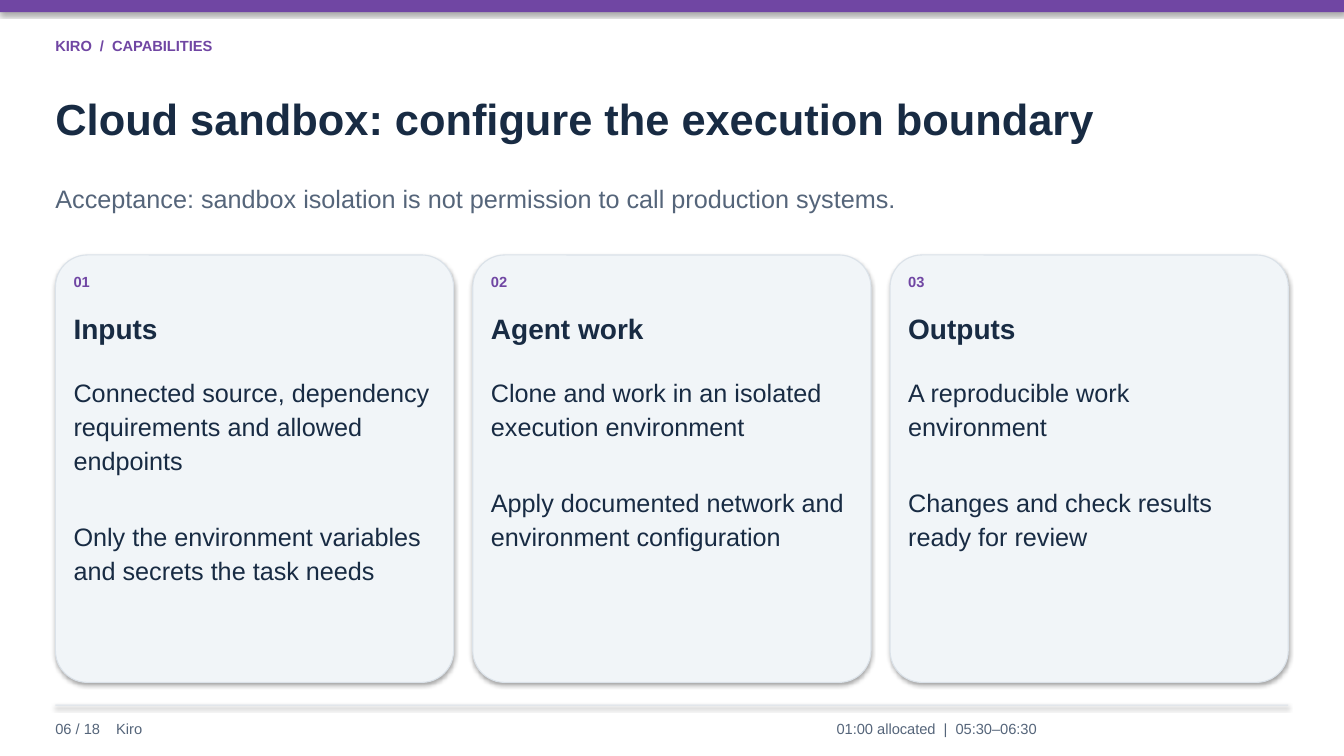
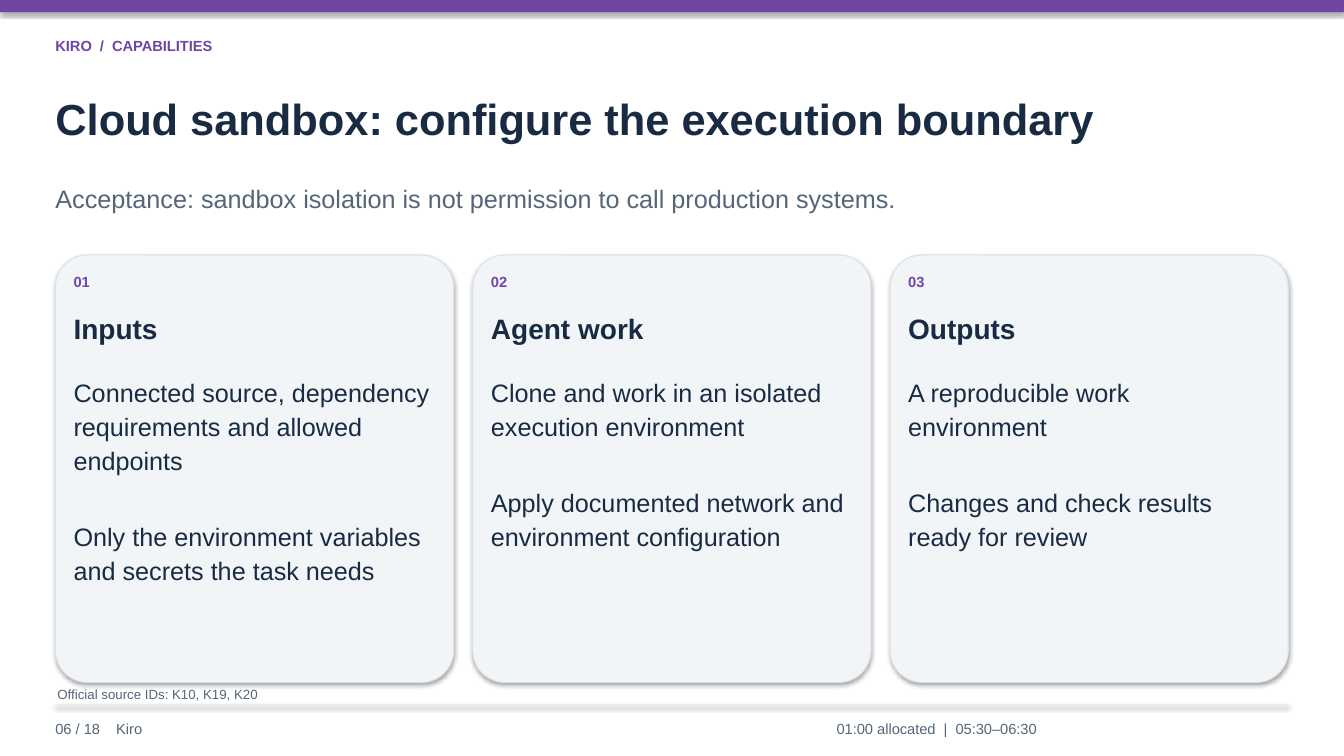
Before and after one commit to lyrel-dev/frontier-agents, a slide deck: slide 6 of presentations/kiro-presentation.pptx. Drawn at 1344x756 pixels with LibreOffice and Linux fonts; fonts in the diff are those of the drawing. Boxes give left, top, right and bottom in pixels: in the first picture for what was removed or moved away, otherwise in the second. Text is boxed around its words. In the diff, an @@ line names an element or a change of style, - is before the commit and + after.

```diff
--- a/presentations/kiro-presentation.pptx
+++ b/presentations/kiro-presentation.pptx
@@ text added at (57,689,258,701), 9.5 pt, text #55657A @@
+Official source IDs: K10, K19, K20
```
Also in this commit, not shown: 17 other slides changed, 21 slides added.
